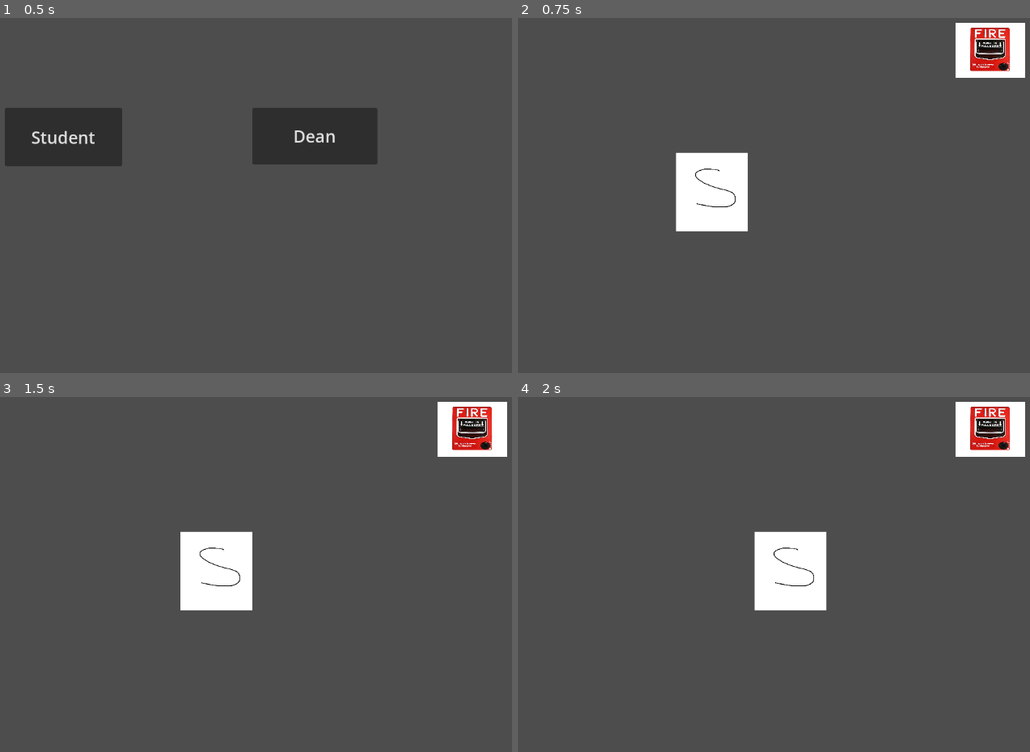
Above: before the commit, frames 1-4 (two rows, left to right).
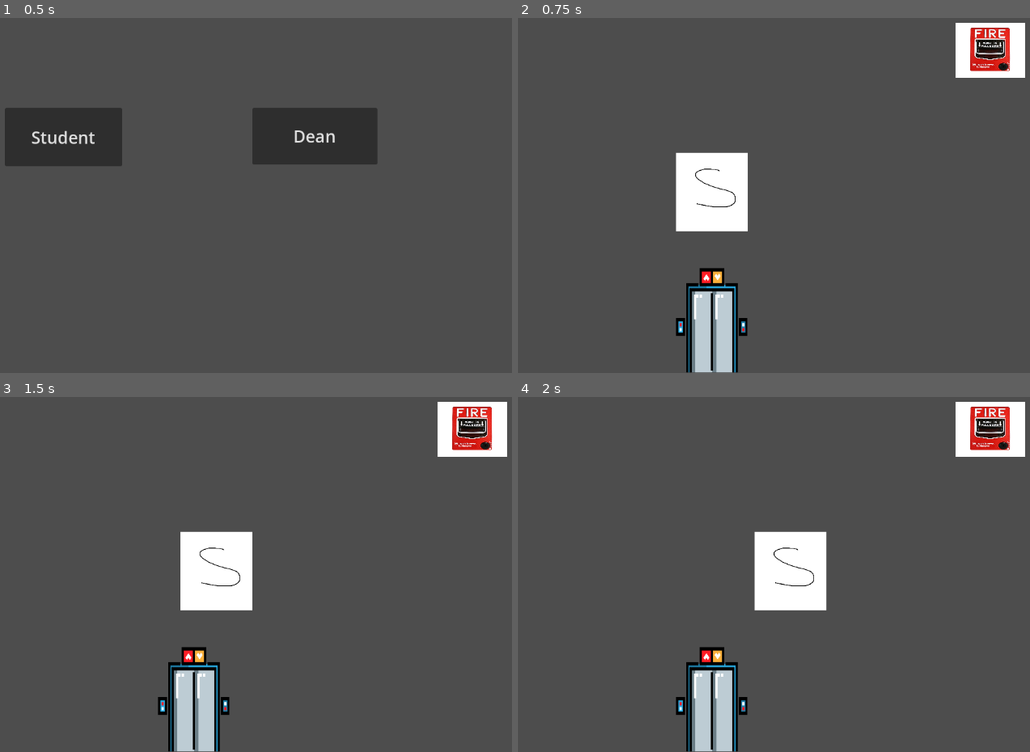
Above: after the commit, the same moments.

Repository: Deans-Paranoia/Deans-Paranoia
Game: Godot game, scene res://scenes/start_menu.tscn
Two runs of this game, one before a commit and one after it. Both use one fixed random seed, a clock stepped at 60 frames per second and the inputs below. The engine's default icon, where the game draws it, is replaced by a stand-in: a white triangle on a blue panel in a dark square.
Inputs:
- Up to frame 1 (0.5 s): no input
- Up to frame 2 (0.75 s): click "Student" at 0.5 s
- Up to frame 3 (1.5 s): tap Enter at 1.25 s; hold D (right) from 1.28 s (still down); tap E (use_alarm) at 1.35 s
- Up to frame 4 (2 s): keep holding D (right)

Frame 1 is identical in both runs. In frame 2, 2.9% of the frame differs, in the area x 30-45%, y 70-100%; in frame 3, 2.9%; in frame 4, 2.9%.

Commit message:
Elevator update

Diff:
--- a/project.godot
+++ b/project.godot
@@ -59,3 +59,8 @@
 "events": [Object(InputEventKey,"resource_local_to_scene":false,"resource_name":"","device":-1,"window_id":0,"alt_pressed":false,"shift_pressed":false,"ctrl_pressed":false,"meta_pressed":false,"pressed":false,"keycode":0,"physical_keycode":69,"key_label":0,"unicode":101,"echo":false,"script":null)
 ]
 }
+use_elevator={
+"deadzone": 0.5,
+"events": [Object(InputEventKey,"resource_local_to_scene":false,"resource_name":"","device":-1,"window_id":0,"alt_pressed":false,"shift_pressed":false,"ctrl_pressed":false,"meta_pressed":false,"pressed":false,"keycode":0,"physical_keycode":69,"key_label":0,"unicode":101,"echo":false,"script":null)
+]
+}
--- /dev/null
+++ b/scenes/elevator.tscn
@@ -0,0 +1,30 @@
+[gd_scene load_steps=5 format=3 uid="uid://ci4moycif5owm"]
+
+[ext_resource type="Texture2D" uid="uid://ci64siyoeogpo" path="res://assets/elevator.png" id="1_iro4j"]
+[ext_resource type="Script" path="res://scripts/elevatorSetup.gd" id="1_sgu5p"]
+
+[sub_resource type="RectangleShape2D" id="RectangleShape2D_6lwfo"]
+size = Vector2(90, 157)
+
+[sub_resource type="RectangleShape2D" id="RectangleShape2D_52sja"]
+size = Vector2(136, 157)
+
+[node name="elevator" type="Node"]
+script = ExtResource("1_sgu5p")
+
+[node name="Elevator" type="StaticBody2D" parent="."]
+
+[node name="CollisionShape2D" type="CollisionShape2D" parent="Elevator"]
+position = Vector2(575, 567.5)
+shape = SubResource("RectangleShape2D_6lwfo")
+
+[node name="Elevator" type="Sprite2D" parent="Elevator"]
+position = Vector2(575, 554)
+scale = Vector2(0.248047, 0.367187)
+texture = ExtResource("1_iro4j")
+
+[node name="ElevatorArea" type="Area2D" parent="Elevator"]
+
+[node name="CollisionShape2D" type="CollisionShape2D" parent="Elevator/ElevatorArea"]
+position = Vector2(575, 567.5)
+shape = SubResource("RectangleShape2D_52sja")
--- a/scenes/level.tscn
+++ b/scenes/level.tscn
@@ -1,9 +1,12 @@
-[gd_scene load_steps=3 format=3 uid="uid://podb4rxtyveg"]
+[gd_scene load_steps=4 format=3 uid="uid://podb4rxtyveg"]
 
 [ext_resource type="Script" path="res://scripts/levelSetup.gd" id="1_xklf6"]
 [ext_resource type="PackedScene" uid="uid://ci2w51qx0u74u" path="res://scenes/fire_alarm.tscn" id="2_y0lwb"]
+[ext_resource type="PackedScene" uid="uid://ci4moycif5owm" path="res://scenes/elevator.tscn" id="3_byqbw"]
 
 [node name="level" type="Node2D"]
 script = ExtResource("1_xklf6")
 
 [node name="fire_alarm" parent="." instance=ExtResource("2_y0lwb")]
+
+[node name="elevator" parent="." instance=ExtResource("3_byqbw")]
--- /dev/null
+++ b/scripts/elevatorSetup.gd
@@ -0,0 +1,12 @@
+extends Node
+
+# Called when the node enters the scene tree for the first time.
+func _ready():
+	pass # Replace with function body.
+
+# Called every frame. 'delta' is the elapsed time since the previous frame.
+func _process(_delta):
+	pass
+
+func use_alarm():
+	pass
--- a/scripts/studentInput.gd
+++ b/scripts/studentInput.gd
@@ -1,7 +1,8 @@
 extends Node2D
 
 var can_use_alarm : bool = false
-# sprawdza czy znajduje sie w strefie gdzie mozna odpalic alarm
+var can_use_elevator: bool = false
+# Zmienna pomocna w kontroli położenia gracza w obszarze użycia któregoś z powyższych obiektów
 
 var has_booster: bool
 
@@ -15,6 +16,10 @@
 			fire_alarm_reference.useable = false
 			stop_player_movement()
 			$CharacterBody2D/FreezeTimer.start()
+	if Input.is_action_just_pressed("use_elevator"):
+		var elevator_reference = get_node("../elevator")
+		if can_use_elevator:
+			use_elevator()
 
 func acquire_booster():
 	pass
@@ -30,7 +35,7 @@
 	pass
 #write your logic for student here, also create elevator scene and you can attach a script for this scene
 func use_elevator():
-	pass
+	print("Elevator works!")
 
 func use_server():
 	pass
@@ -40,12 +45,16 @@
 	var area_entered = area.get_name()
 	if (area_entered == "FireAlarmArea"):
 		can_use_alarm = true
+	if (area_entered == "ElevatorArea"):
+		can_use_elevator = true
 
 func _on_player_area_area_exited(area):
 	#metoda do rejestrowania aktualnie opuszczonej area
 	var area_exited = area.get_name()
 	if (area_exited == "FireAlarmArea"):
 		can_use_alarm = false
+	if (area_exited == "ElevatorArea"):
+		can_use_elevator = false
 
 func stop_player_movement():
 	#metoda do zatrzymania movementu studenta, zbiera aktualna predkosc i przechowuje ja w temp_speed
Binary file added: assets/elevator.png
Not shown, added: assets/elevator.png.import
